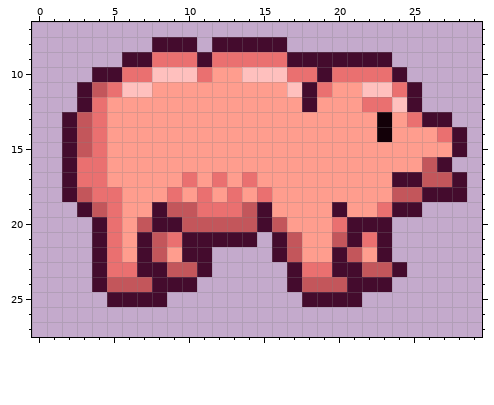
Two versions of one pixel-art sprite, mod_source/textures/entities/pig_pink.png. Above: the version before the commit.
The file is 32x32 pixels. Shown: x 0..29, y 7..27.
The same view after the edit:
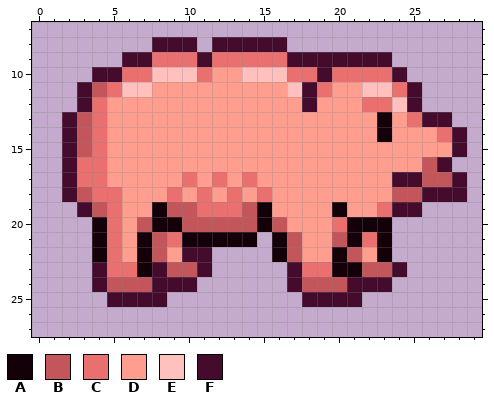
Palette (. is transparent): A #130008  B #c3565b  C #ea7070  D #ff9d8e  E #ffc0be  F #440b2d
The edit:
y 19: x 8 F -> A; x 15 F -> A; x 20 F -> A
y 20: x 4 F -> A; x 8..9 FF -> AA; x 15 F -> A; x 21..23 FFF -> AAA
y 21: x 4 F -> A; x 7 F -> A; x 10..14 FFFFF -> AAAAA; x 16 F -> A; x 21 F -> A; x 23 F -> A
y 22: x 4 F -> A; x 7 F -> A; x 16 F -> A; x 20 F -> A; x 23 F -> A
y 23: x 7 F -> A; x 20..21 FF -> AA
Pixel boxes of the changes (left, top, right, bottom) in both pictures:
changed: (92, 202, 392, 277)
